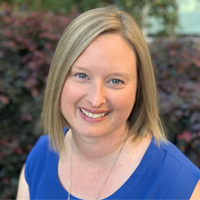
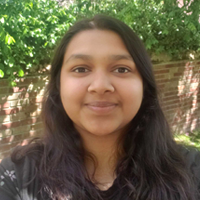
The second 200×200 image is a revision of the first. Changes to its layers:
added layer "Maisha Sinha 2023" above "KC Kent 2023" over bbox(0, 0, 200, 200)
